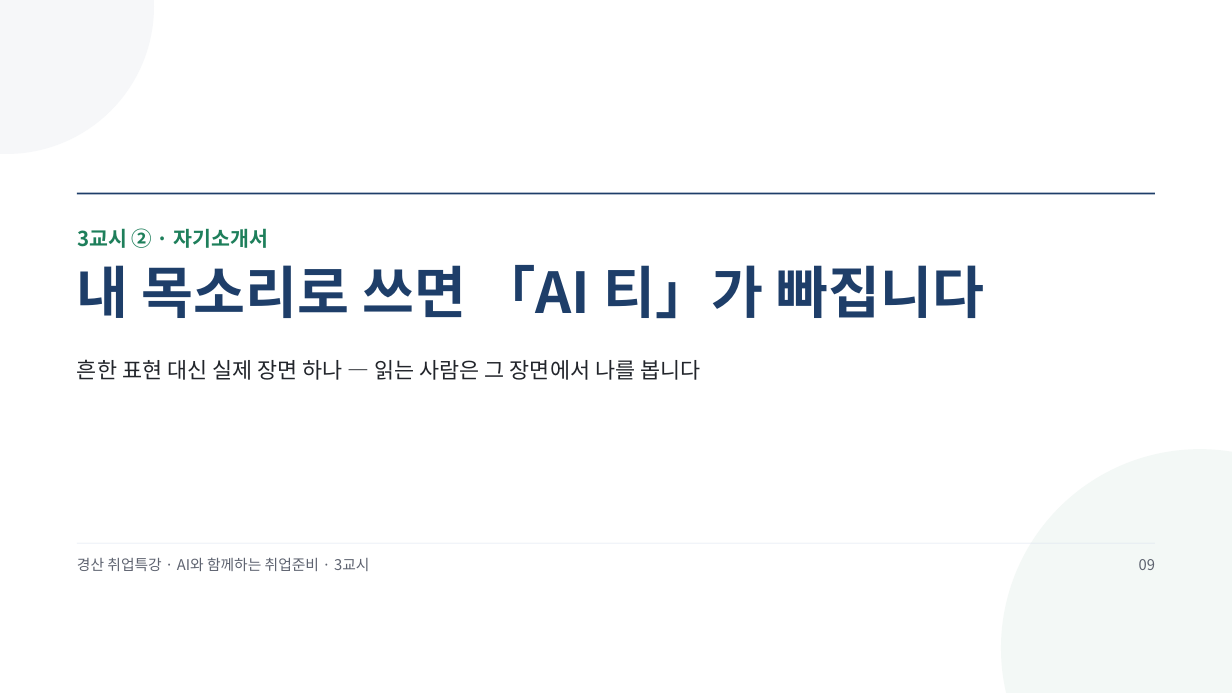
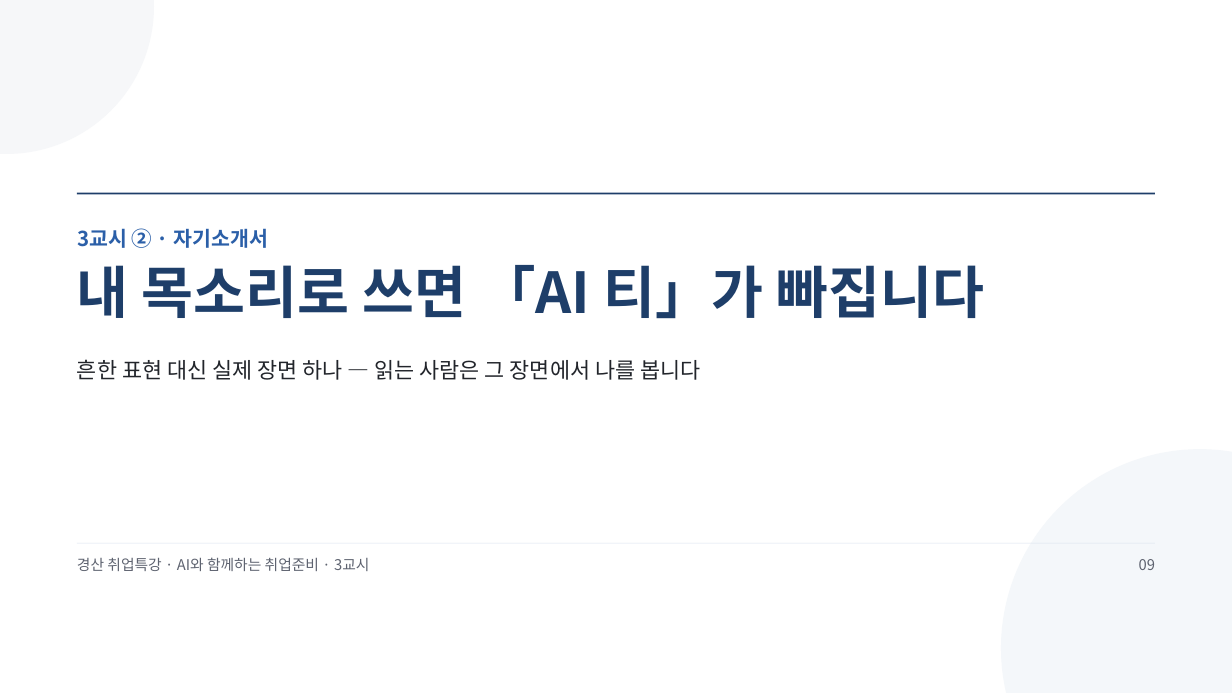
Before and after one commit to aebonlee/materials, a slide deck: slide 9 of gyeongsan/GSJOB2_3교시_강의_이력서_자기소개서_면접.pptx. Drawn at 1232x693 pixels with LibreOffice and Linux fonts; fonts in the diff are those of the drawing. Boxes give left, top, right and bottom in pixels: in the first picture for what was removed or moved away, otherwise in the second. Text is boxed around its words. In the diff, an @@ line names an element or a change of style, - is before the commit and + after.

```diff
--- a/gyeongsan/GSJOB2_3교시_강의_이력서_자기소개서_면접.pptx
+++ b/gyeongsan/GSJOB2_3교시_강의_이력서_자기소개서_면접.pptx
@@ text "3교시 ② · 자기소개서" at <box>77,228,268,248</box>: text colour #1E7F5B to #2B5FA8 @@
```
Also in this commit, not shown: 18 other slides changed, 13 other files.
